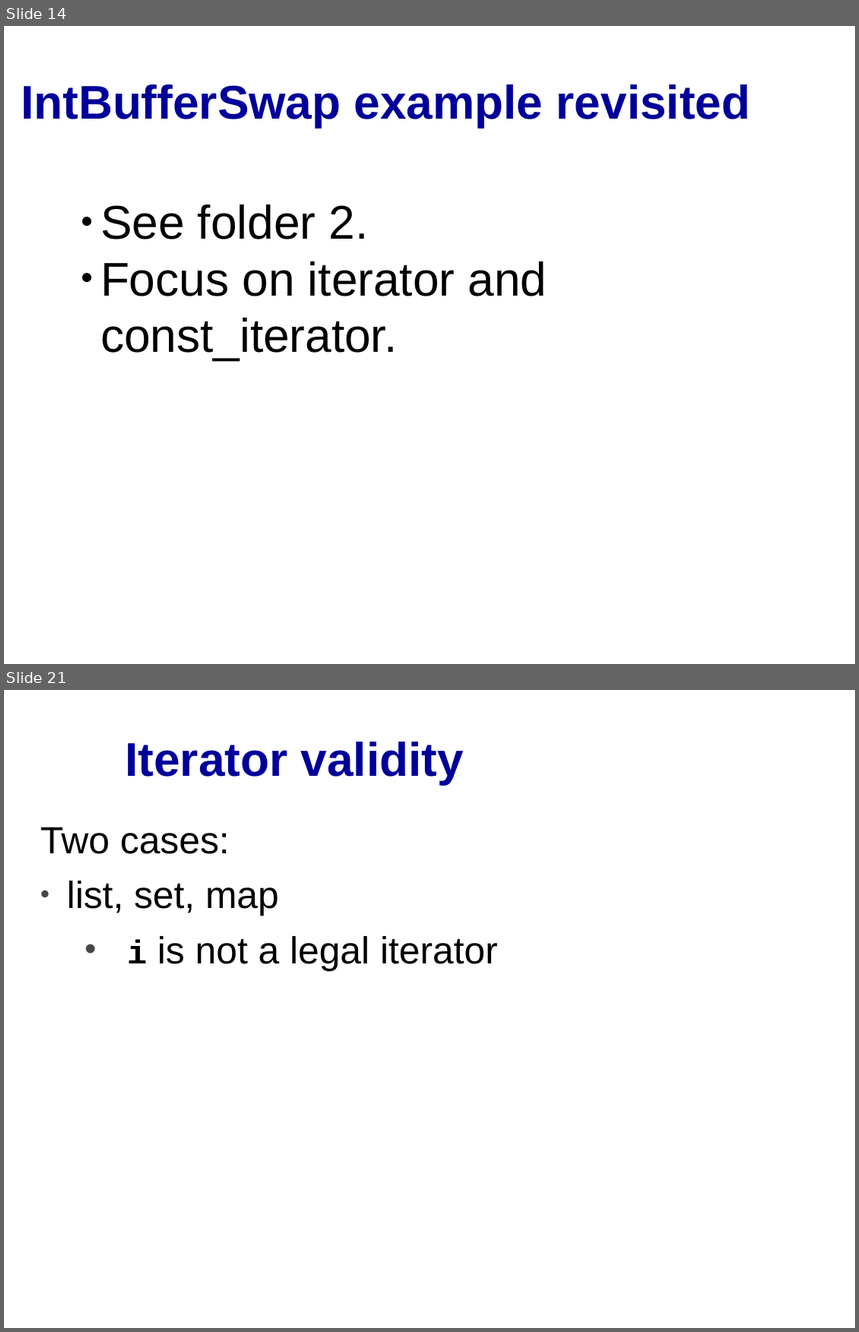
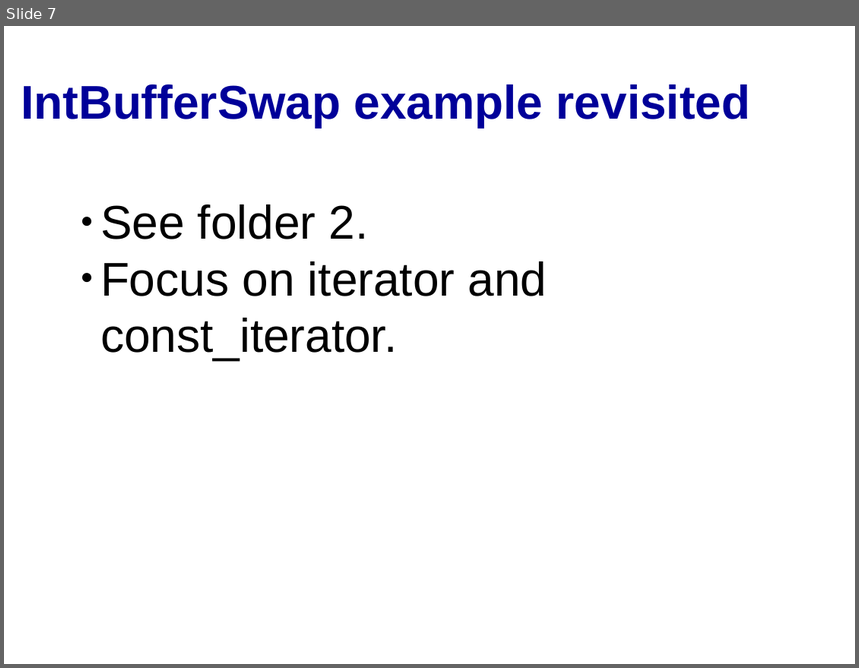
Before and after one commit to cpp-at-ariel/cpp-5780, a slide deck: 11-stl-algorithms/slides-iterators.odp. Shown one above the other, each under a label of ours: slides 14 and 21 before the commit, slide 7 after it; the slides between them are not shown. The pictures are 859x1332 and 859x668 pixels, drawn with LibreOffice and Linux fonts; fonts in the diff are those of the drawing. Boxes give left, top, right and bottom in pixels: in the first picture for what was removed or moved away, otherwise in the second. Text is boxed around its words. In the diff, an @@ line names an element or a change of style, - is before the commit and + after.

```diff
--- a/11-stl-algorithms/slides-iterators.odp
+++ b/11-stl-algorithms/slides-iterators.odp
@@ slide 21 removed at [4, 690, 855, 1328], background #FFFFFF @@
@@ title removed at [125, 742, 464, 784] @@
-Iterator validity
@@ text removed at [40, 827, 498, 971] @@
-Two cases:
-• list, set, map
-  • i is not a legal iterator
@@ what was slide 14 is now slide 7 @@
```
Also in this commit, not shown: 1 slide changed, 27 other slides removed, 31 other files.
